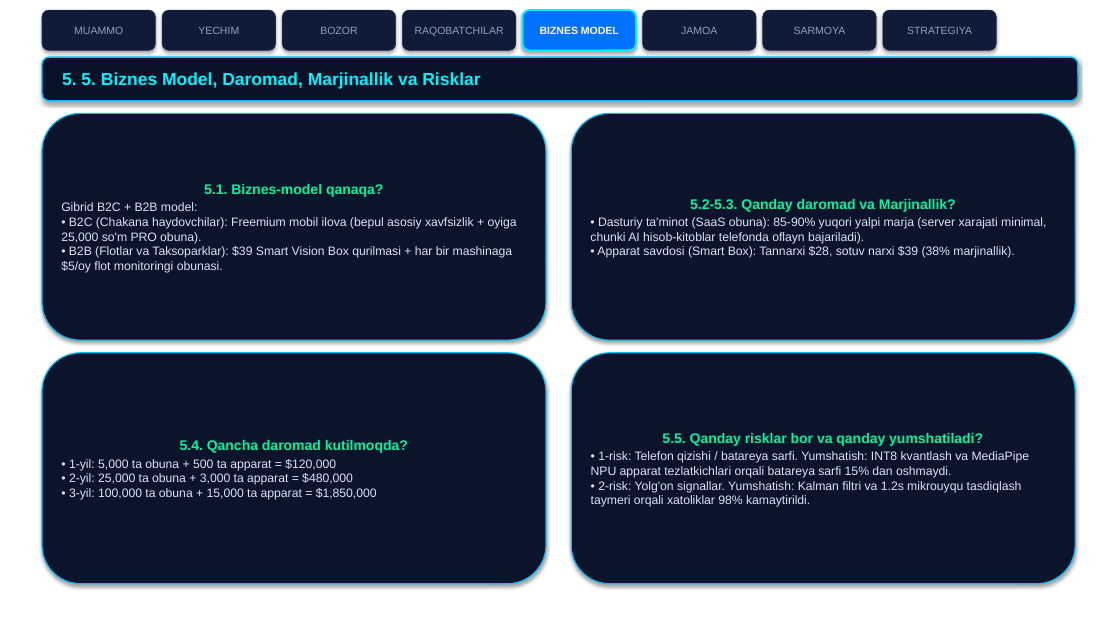
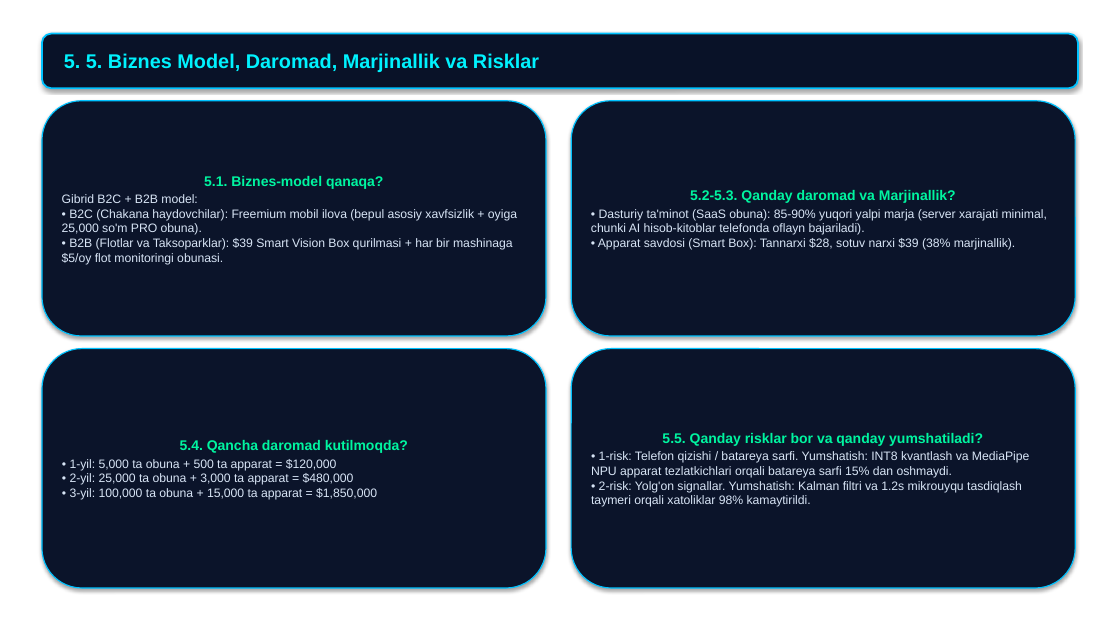
Before and after one commit to abdukamolismoilov5-dotcom/hamroh-ai, a slide deck: slide 8 of docs/presentations/1_HamrohAI_Canva_Shablon_Taqdimot_7000$.pptx. Drawn at 1120x630 pixels with LibreOffice and Linux fonts; fonts in the diff are those of the drawing; background and template pictures are left out. Boxes give left, top, right and bottom in pixels: in the first picture for what was removed or moved away, otherwise in the second. Text is boxed around its words. In the diff, an @@ line names an element or a change of style, - is before the commit and + after.

Commit message:
style: remove top navigation buttons and clean up slide layout

```diff
--- a/docs/presentations/1_HamrohAI_Canva_Shablon_Taqdimot_7000$.pptx
+++ b/docs/presentations/1_HamrohAI_Canva_Shablon_Taqdimot_7000$.pptx
@@ rounded rectangle removed at <box>42,10,155,50</box> @@
-MUAMMO
@@ rounded rectangle removed at <box>162,10,276,50</box> @@
-YECHIM
@@ rounded rectangle removed at <box>282,10,396,50</box> @@
-BOZOR
@@ rounded rectangle removed at <box>402,10,516,50</box> @@
-RAQOBATCHILAR
@@ rounded rectangle removed at <box>523,10,636,50</box> @@
-BIZNES MODEL
@@ rounded rectangle removed at <box>643,10,756,50</box> @@
-JAMOA
@@ rounded rectangle removed at <box>763,10,876,50</box> @@
-SARMOYA
@@ rounded rectangle removed at <box>883,10,996,50</box> @@
-STRATEGIYA
@@ rounded rectangle "5. 5. Biznes Model, Daromad, ...": place and size @@
-rounded rectangle "5. 5. Biznes Model, Daromad, ..." at <box>42,57,1078,101</box>
+rounded rectangle "5. 5. Biznes Model, Daromad, ..." at <box>42,34,1078,88</box>
@@ rounded rectangle "5. 5. Biznes Model, Daromad, ..." at <box>42,34,1078,88</box>: size 15 to 17 pt; fill #091226 to #091228; outline #00C2FF 1.2 pt to #00C2FF 1.5 pt @@
@@ rounded rectangle "5.1. Biznes-model qanaqa?": place and size @@
-rounded rectangle "5.1. Biznes-model qanaqa?" at <box>42,113,546,340</box>
+rounded rectangle "5.1. Biznes-model qanaqa?" at <box>42,101,546,336</box>
@@ rounded rectangle "5.2-5.3. Qanday daromad va Marjinallik?": place and size @@
-rounded rectangle "5.2-5.3. Qanday daromad va Marjinallik?" at <box>571,113,1075,340</box>
+rounded rectangle "5.2-5.3. Qanday daromad va Marjinallik?" at <box>571,101,1075,336</box>
@@ rounded rectangle "5.4. Qancha daromad kutilmoqda?": place and size @@
-rounded rectangle "5.4. Qancha daromad kutilmoqda?" at <box>42,353,546,584</box>
+rounded rectangle "5.4. Qancha daromad kutilmoqda?" at <box>42,349,546,588</box>
@@ rounded rectangle "5.5. Qanday risklar bor va ...": place and size @@
-rounded rectangle "5.5. Qanday risklar bor va ..." at <box>571,353,1075,584</box>
+rounded rectangle "5.5. Qanday risklar bor va ..." at <box>571,349,1075,588</box>
```
Also in this commit, not shown: 11 other slides changed.
